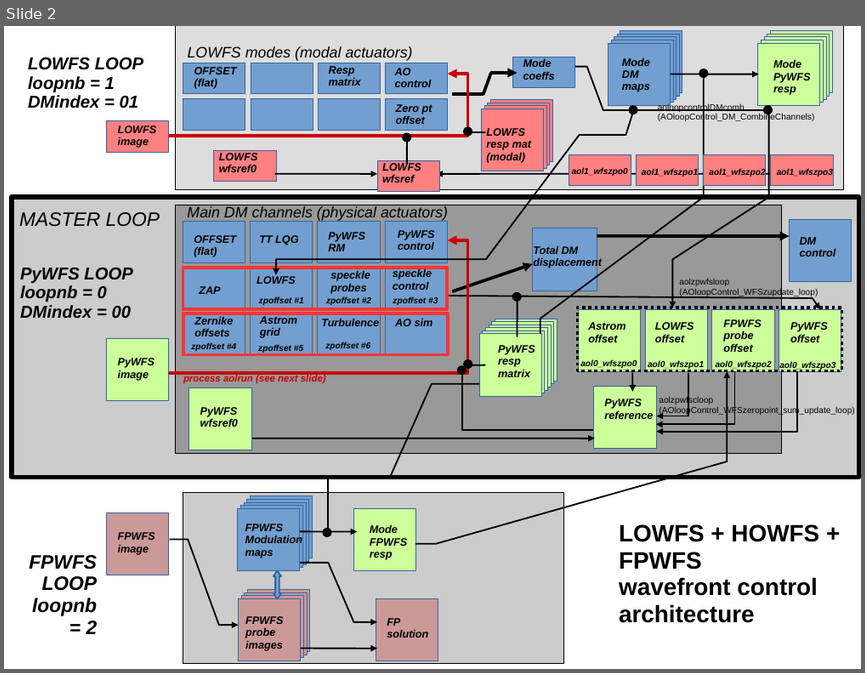
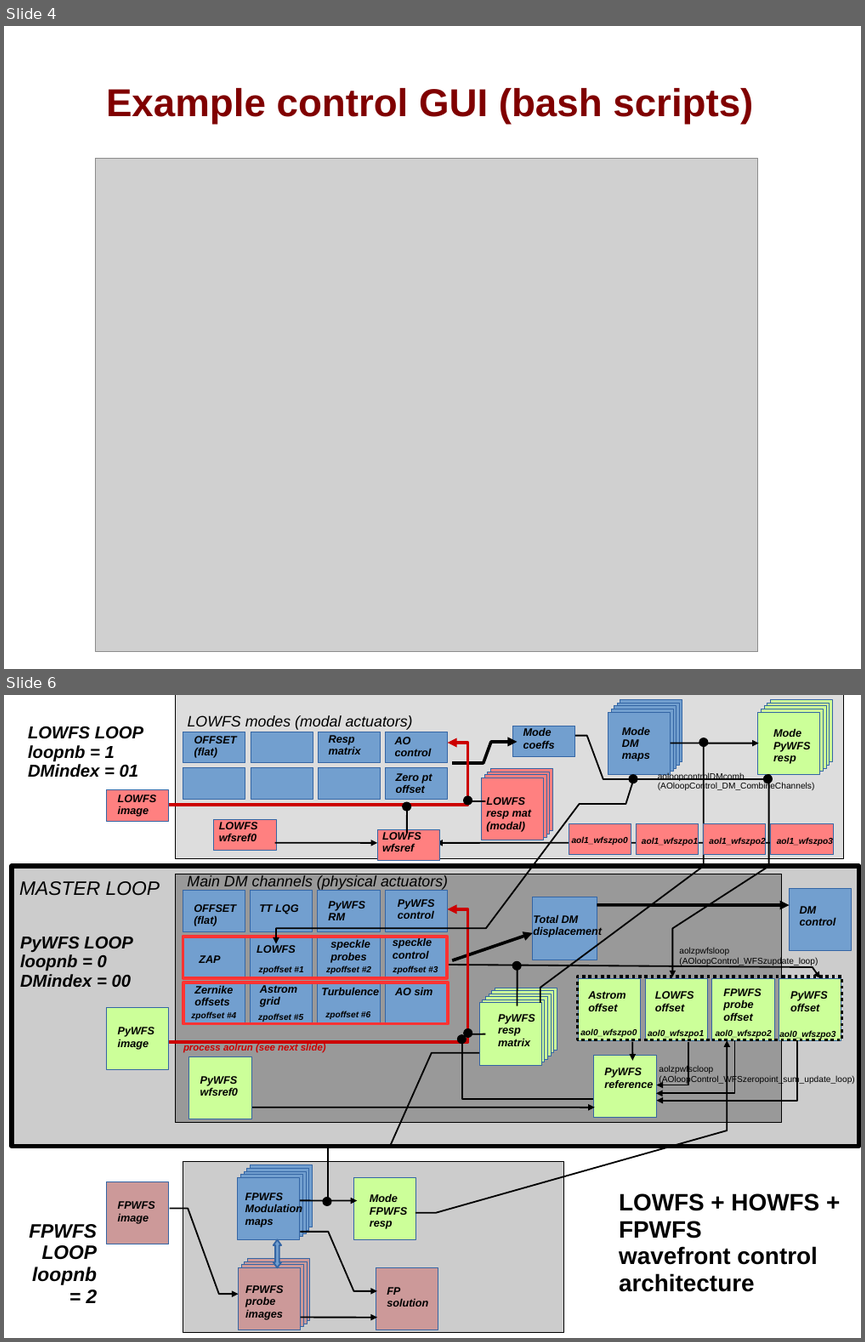
Before and after one commit to oguyon/Cfits, a slide deck: src/AOloopControl/doc/AOloopControl_figs.ppt. Shown one above the other, each under a label of ours: slide 2 before the commit, slides 4 and 6 after it; the slides between them are not shown. The pictures are 865x673 and 865x1342 pixels, drawn with LibreOffice and Linux fonts; fonts in the diff are those of the drawing; grey boxes stand for pictures. Boxes give left, top, right and bottom in pixels: in the first picture for what was removed or moved away, otherwise in the second. Text is boxed around its words. In the diff, an @@ line names an element or a change of style, - is before the commit and + after.

```diff
--- a/src/AOloopControl/doc/AOloopControl_figs.ppt
+++ b/src/AOloopControl/doc/AOloopControl_figs.ppt
@@ slide 4 added at [4,26,861,669], background #FFFFFF @@
@@ title added at [106,88,753,124], 36 pt, text #800000, bold @@
+Example control GUI (bash scripts)
@@ picture added at [96,158,758,652] @@
@@ what was slide 2 is now slide 6 @@
```
Also in this commit, not shown: 2 slides changed, 3 other slides added.
